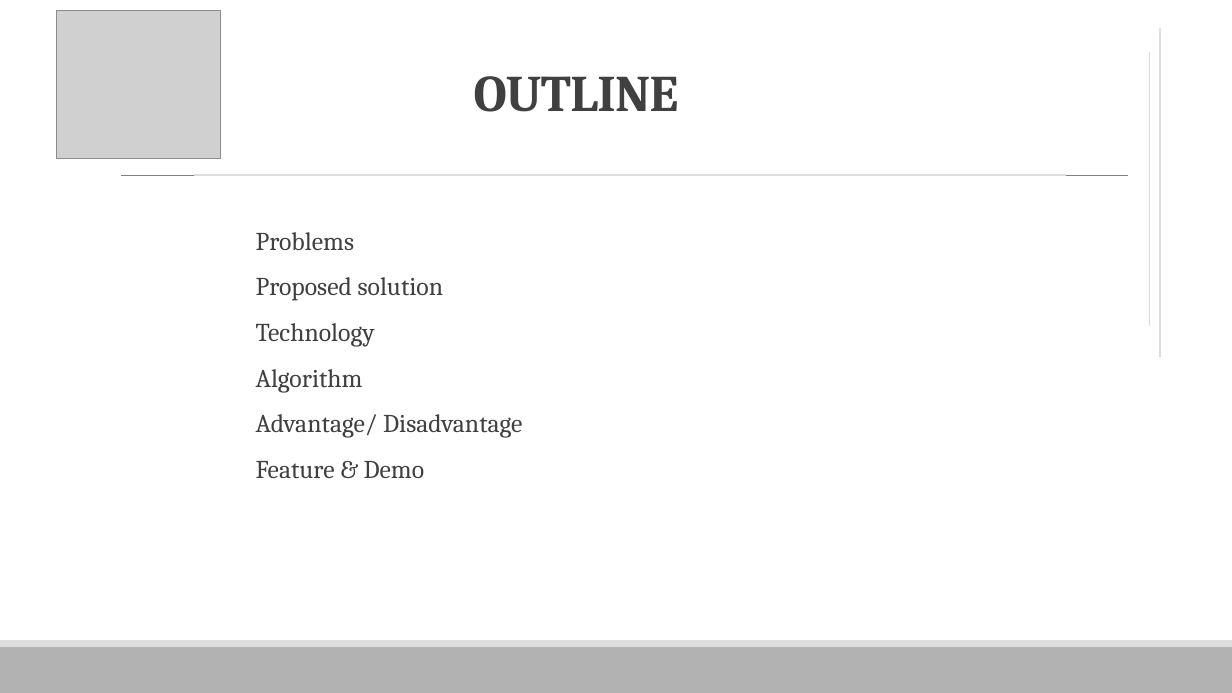
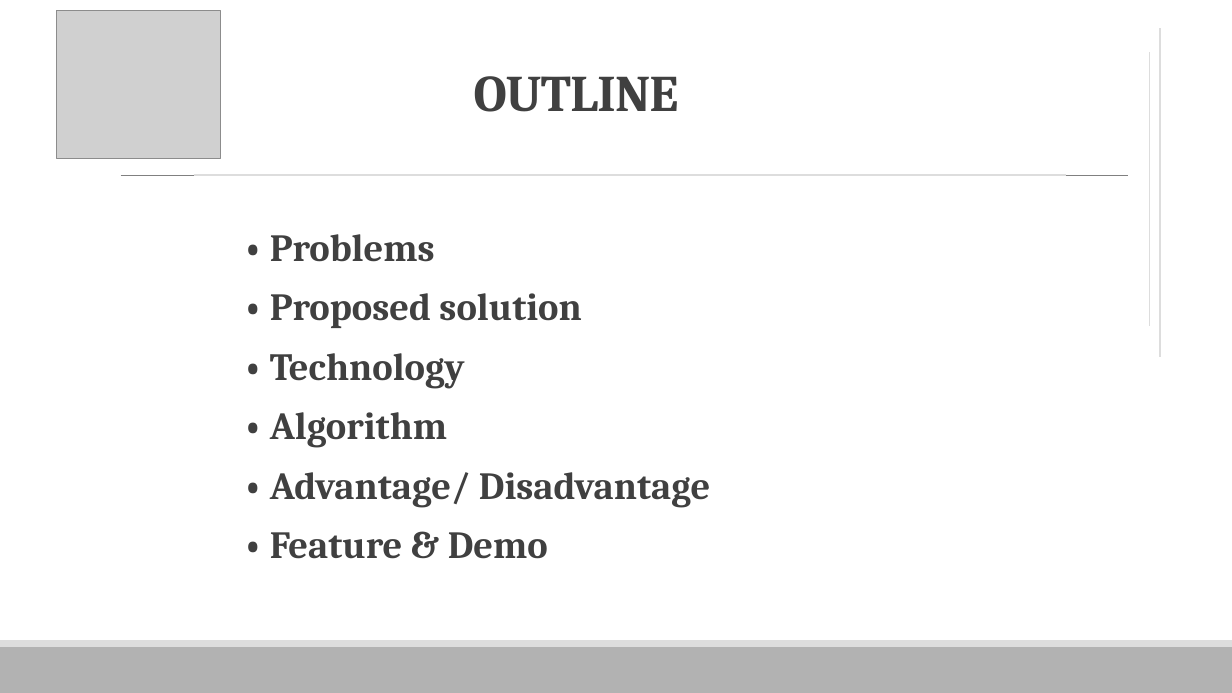
Before and after one commit to vnhabittracker/VHT-Server, a slide deck: slide 2 of VHT.pptx. Drawn at 1232x693 pixels with LibreOffice and Linux fonts; fonts in the diff are those of the drawing; grey boxes stand for pictures. Boxes give left, top, right and bottom in pixels: in the first picture for what was removed or moved away, otherwise in the second. Text is boxed around its words. In the diff, an @@ line names an element or a change of style, - is before the commit and + after.

```diff
--- a/VHT.pptx
+++ b/VHT.pptx
@@ text at (270,234,710,559): text changed; size 20 to 30 pt; bold on @@
-  Problems
-  Proposed solution
-  Technology
-  Algorithm
-  Advantage/ Disadvantage
-  Feature & Demo
+  • Problems
+  • Proposed solution
+  • Technology
+  • Algorithm
+  • Advantage/ Disadvantage
+  • Feature & Demo
```
Also in this commit, not shown: 6 other slides changed.
